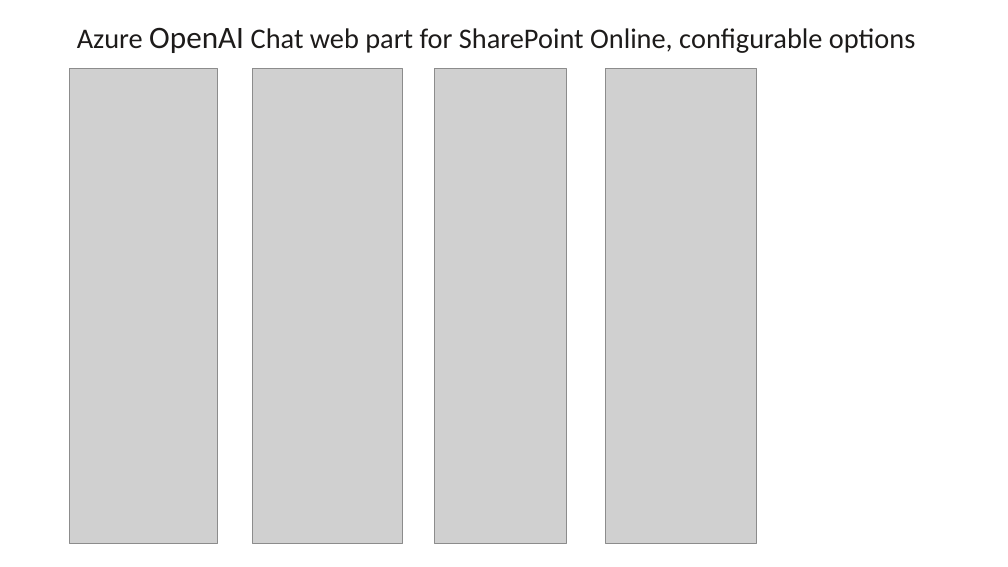
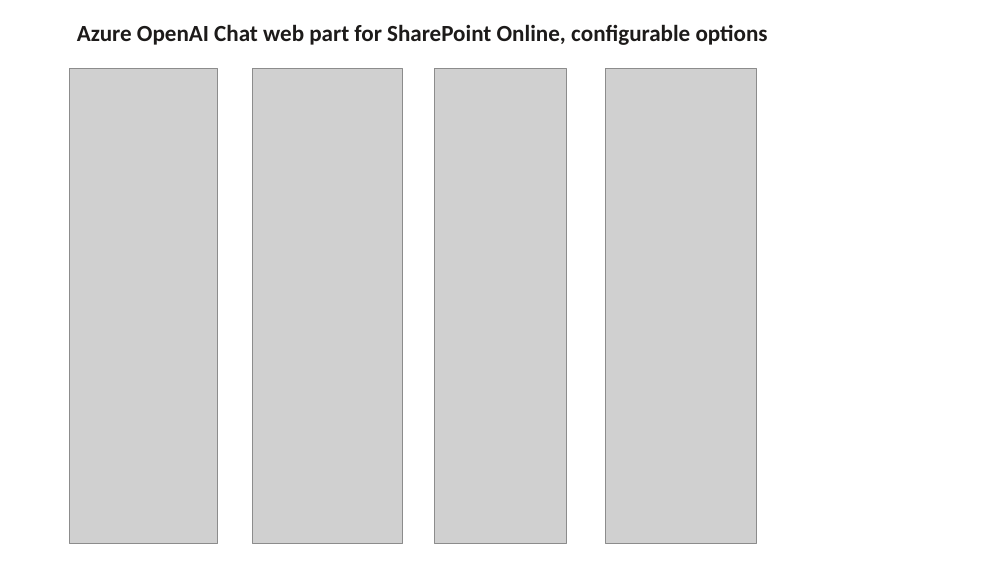
Before and after one commit to Paul-Borisov/react-azure-open-ai-chat-web-part-spfx, a slide deck: slide 12 of docs/azure-openai-chat-web-part-presentation.pptx (slide 11 before the commit). Drawn at 1008x567 pixels with LibreOffice and Linux fonts; fonts in the diff are those of the drawing; grey boxes stand for pictures. Boxes give left, top, right and bottom in pixels: in the first picture for what was removed or moved away, otherwise in the second. Text is boxed around its words. In the diff, an @@ line names an element or a change of style, - is before the commit and + after.

```diff
--- a/docs/azure-openai-chat-web-part-presentation.pptx
+++ b/docs/azure-openai-chat-web-part-presentation.pptx
@@ title "Azure OpenAI Chat web part ..." at [77,24,768,45]: size 27 to 22 pt, bold on; size 29.7 to 22 pt in "OpenAI" @@
```
Also in this commit, not shown: 9 other slides changed, 1 slide added, 2 other files.
